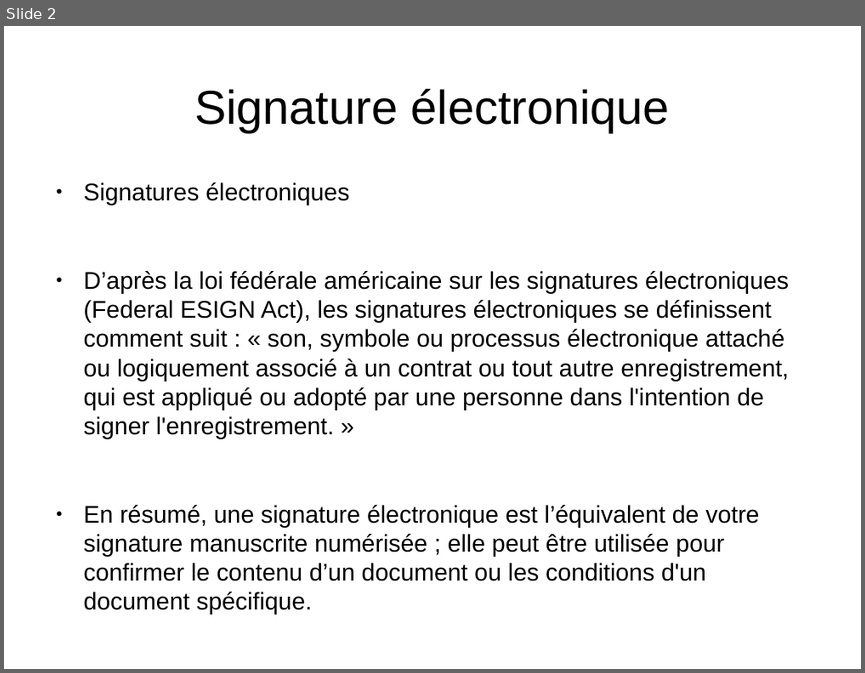
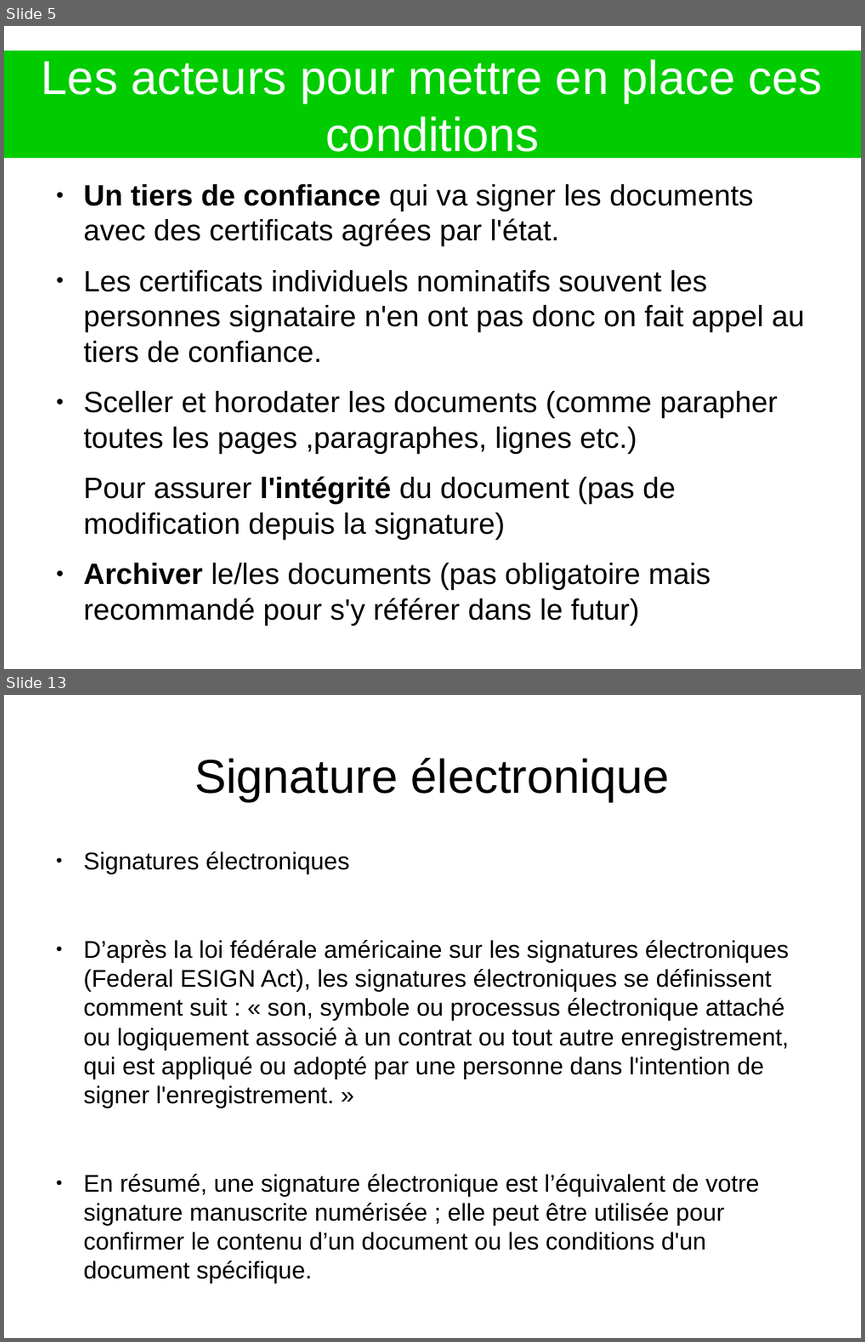
Before and after one commit to heylve/current, a slide deck: Presentations/SignatureElec.odp. Shown one above the other, each under a label of ours: slide 2 before the commit, slides 5 and 13 after it; the slides between them are not shown. The pictures are 865x673 and 865x1342 pixels, drawn with LibreOffice and Linux fonts; fonts in the diff are those of the drawing. Boxes give left, top, right and bottom in pixels: in the first picture for what was removed or moved away, otherwise in the second. Text is boxed around its words. In the diff, an @@ line names an element or a change of style, - is before the commit and + after.

```diff
--- a/Presentations/SignatureElec.odp
+++ b/Presentations/SignatureElec.odp
@@ slide 5 added at (4, 26, 861, 669), background #FFFFFF @@
@@ title added at (4, 50, 861, 158), fill #00CC00, 44 pt, text #FFFFFF @@
+Les acteurs pour mettre en place ces conditions
@@ text added at (84, 184, 804, 625), 27.2 pt, text #000000 @@
+● Un tiers de confiance qui va signer les documents avec des certificats agrées par l'état.
+● Les certificats individuels nominatifs souvent les personnes signataire n'en ont pas donc on fait appel au tiers de confiance.
+● Sceller et horodater les documents (comme parapher toutes les pages ,paragraphes, lignes etc.)
+Pour assurer l'intégrité du document (pas de modification depuis la signature)
+● Archiver le/les documents (pas obligatoire mais recommandé pour s'y référer dans le futur)
@@ what was slide 2 is now slide 13 @@
```
Also in this commit, not shown: 1 slide changed, 10 other slides added, 5 other files.
